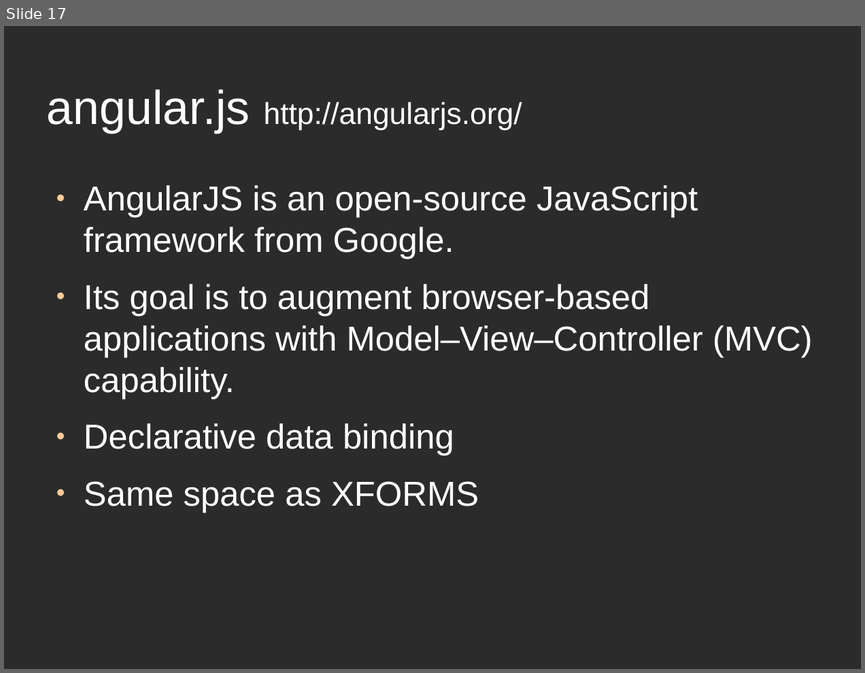
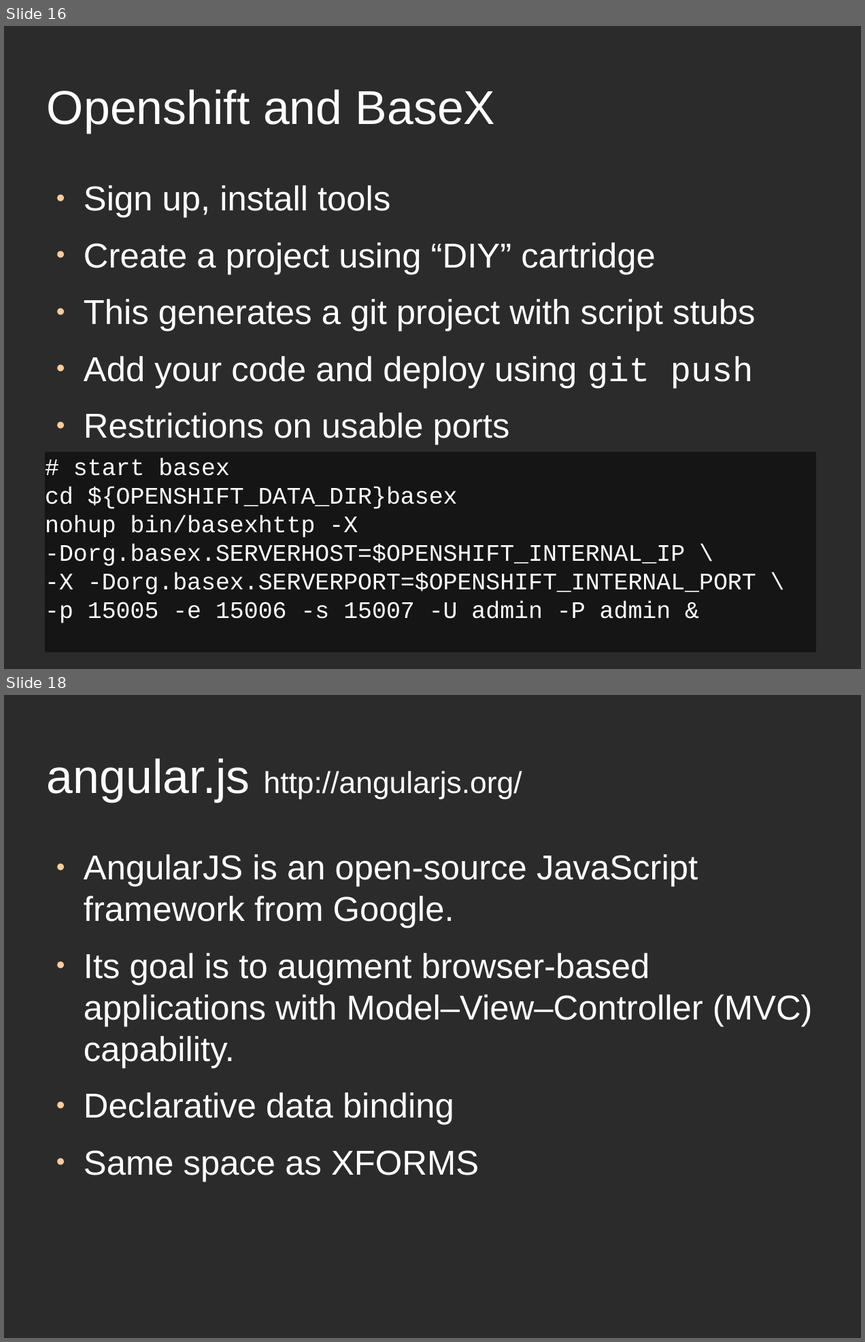
Before and after one commit to apb2006/graphxq, a slide deck: src/graphxq/talk/BaseX-user-group-talk.odp. Shown one above the other, each under a label of ours: slide 17 before the commit, slides 16 and 18 after it; the slides between them are not shown. The pictures are 865x673 and 865x1342 pixels, drawn with LibreOffice and Linux fonts; fonts in the diff are those of the drawing; background and template pictures are left out; a plain dark background stands for a picture behind light text. Boxes give left, top, right and bottom in pixels: in the first picture for what was removed or moved away, otherwise in the second. Text is boxed around its words. In the diff, an @@ line names an element or a change of style, - is before the commit and + after.

```diff
--- a/src/graphxq/talk/BaseX-user-group-talk.odp
+++ b/src/graphxq/talk/BaseX-user-group-talk.odp
@@ slide 16 added at [4,26,861,669], background picture (left out) @@
@@ title added at [47,89,496,133], 44 pt, text #FFFFFF @@
+Openshift and BaseX
@@ text added at [84,185,755,445], 32 pt, text #FFFFFF @@
+● Sign up, install tools
+● Create a project using “DIY” cartridge
+● This generates a git project with script stubs
+● Add your code and deploy using git push
+● Restrictions on usable ports
@@ text added at [45,452,817,660], fill #000000 at 50% opacity, 22 pt, text #FFFFFF @@
+# start basex
+cd ${OPENSHIFT_DATA_DIR}basex
+nohup bin/basexhttp -X -Dorg.basex.SERVERHOST=$OPENSHIFT_INTERNAL_IP \
+-X -Dorg.basex.SERVERPORT=$OPENSHIFT_INTERNAL_PORT \
+-p 15005 -e 15006 -s 15007 -U admin -P admin &
@@ what was slide 17 is now slide 18 @@
```
Also in this commit, not shown: 17 slides changed, 7 other slides added, 8 slides removed, 15 other files.
